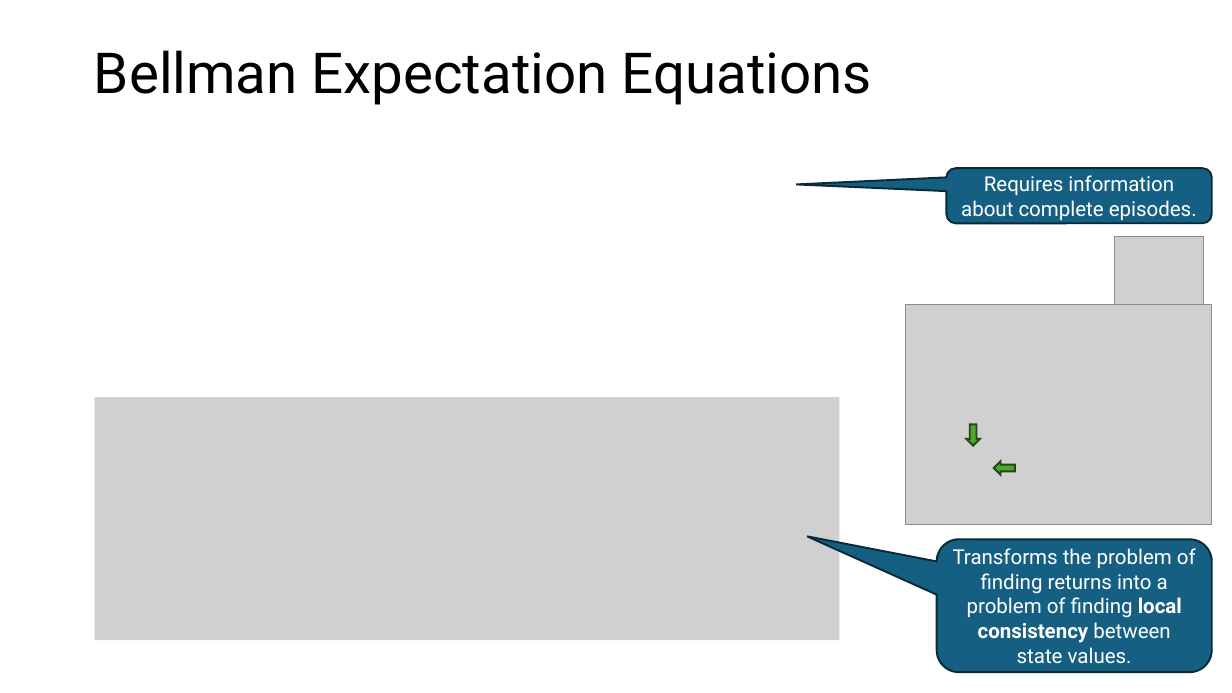
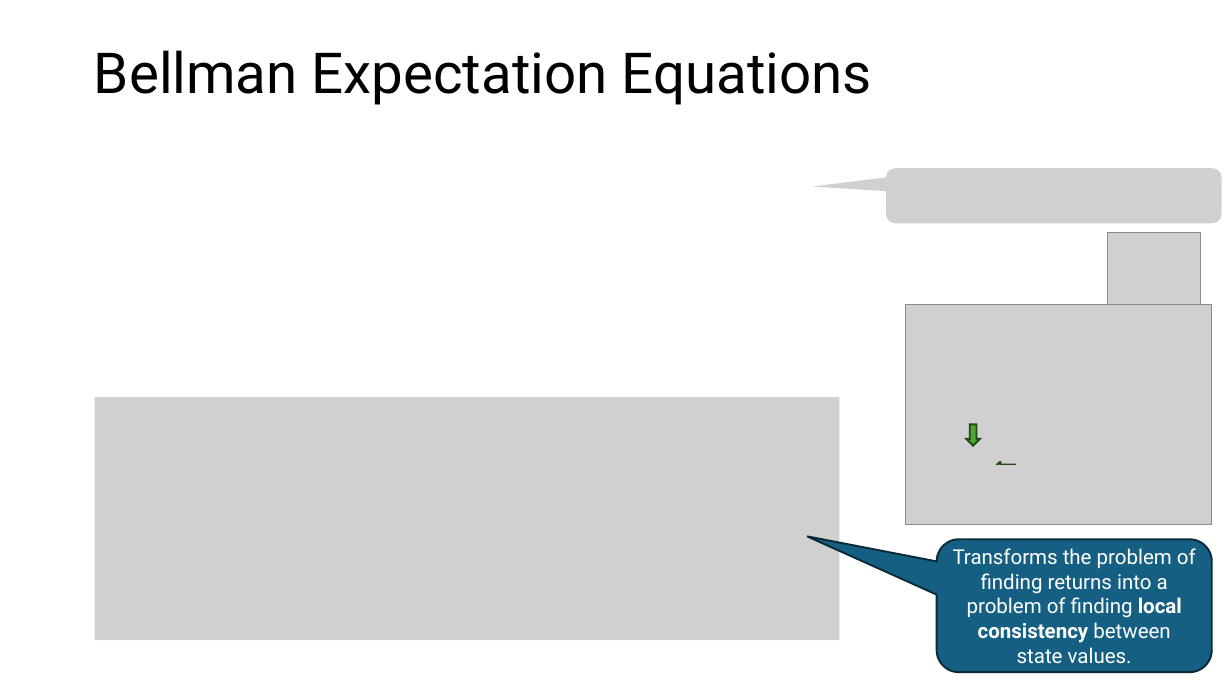
Before and after one commit to mhahsler/Introduction_to_Reinforcement_Learning, a slide deck: slide 26 of slides/Lecture_Chapter03.pptx. Drawn at 1232x693 pixels with LibreOffice and Linux fonts; fonts in the diff are those of the drawing; grey boxes stand for pictures. Boxes give left, top, right and bottom in pixels: in the first picture for what was removed or moved away, otherwise in the second. Text is boxed around its words. In the diff, an @@ line names an element or a change of style, - is before the commit and + after.

```diff
--- a/slides/Lecture_Chapter03.pptx
+++ b/slides/Lecture_Chapter03.pptx
@@ picture added at [886, 168, 1222, 224] @@
@@ rounded speech box removed at [946, 168, 1212, 224] @@
-Requires information about complete episodes.
@@ picture: place and size @@
-picture at [1115, 237, 1204, 321]
+picture at [1107, 233, 1200, 320]
@@ picture added at [921, 465, 1039, 496] @@
@@ picture removed at [962, 461, 993, 498] @@
```
Also in this commit, not shown: 7 other slides changed, 1 other file.
